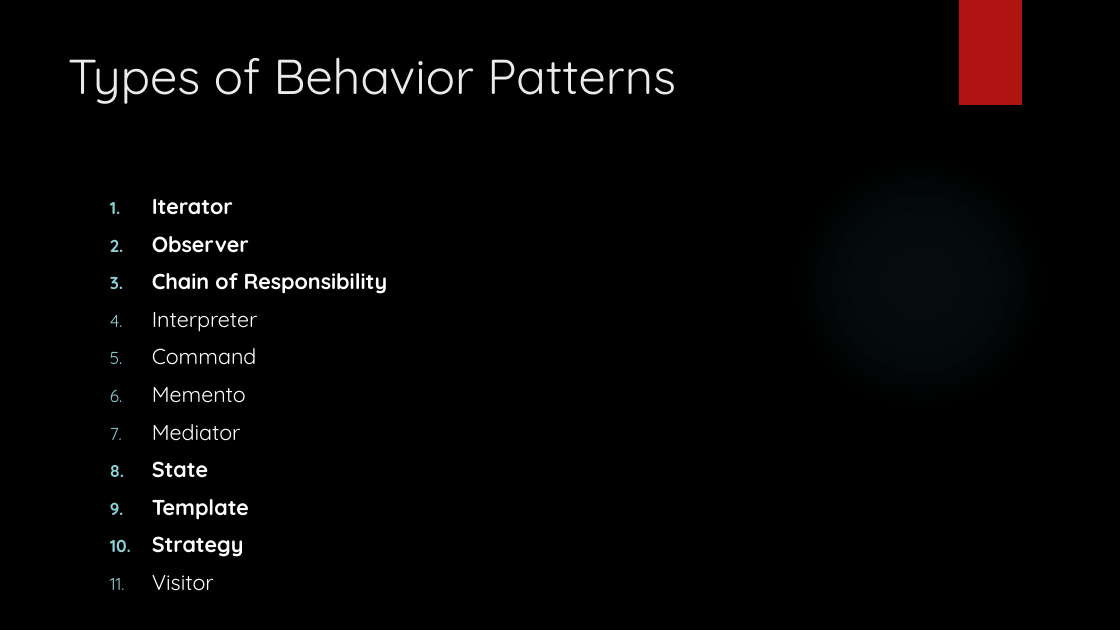
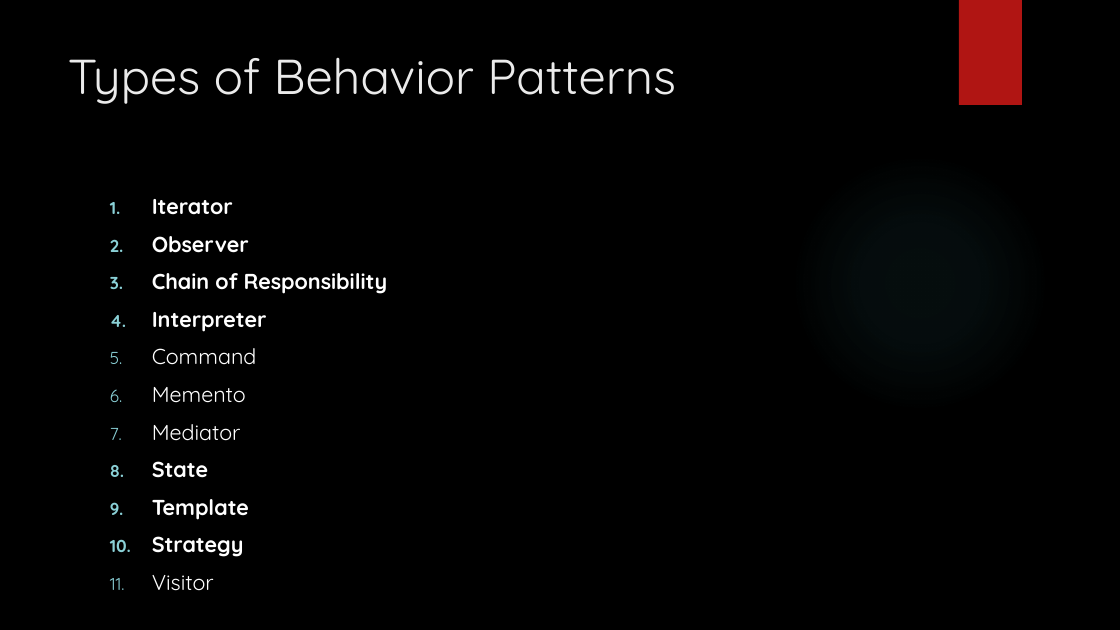
Before and after one commit to onssabarish1992/Design-Patterns, a slide deck: slide 3 of BehaviouralPatterns/BehaviouralPatterns.pptx. Drawn at 1120x630 pixels with LibreOffice and Linux fonts; fonts in the diff are those of the drawing; background and template pictures are left out. Boxes give left, top, right and bottom in pixels: in the first picture for what was removed or moved away, otherwise in the second. Text is boxed around its words. In the diff, an @@ line names an element or a change of style, - is before the commit and + after.

Commit message:
Behavioural Design Pattern
Example of behavioural design pattern

```diff
--- a/BehaviouralPatterns/BehaviouralPatterns.pptx
+++ b/BehaviouralPatterns/BehaviouralPatterns.pptx
@@ text at bbox=[152, 312, 267, 332]: bold on in "Interpreter" @@
```
Also in this commit, not shown: 11 other files.
